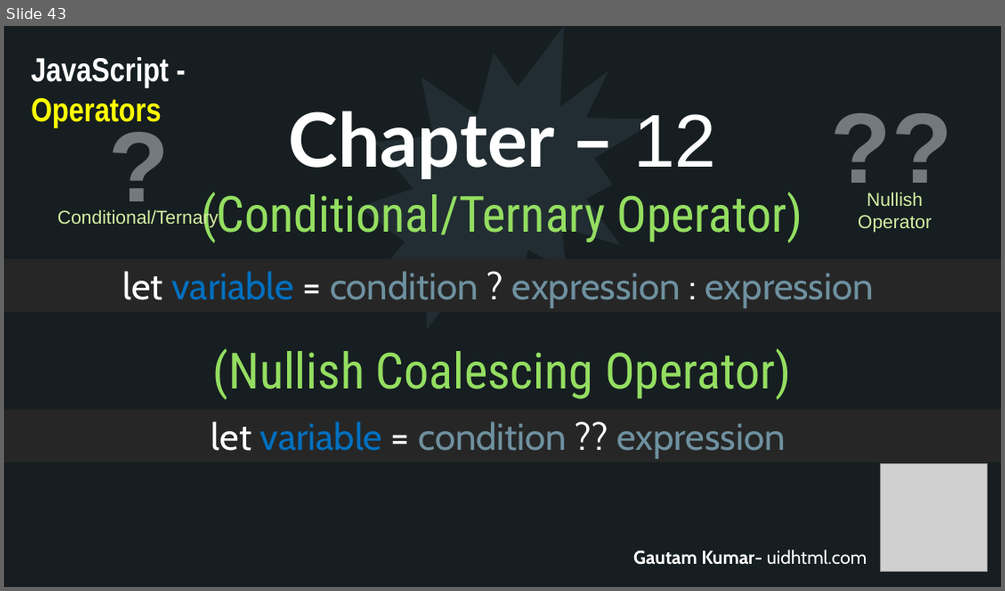
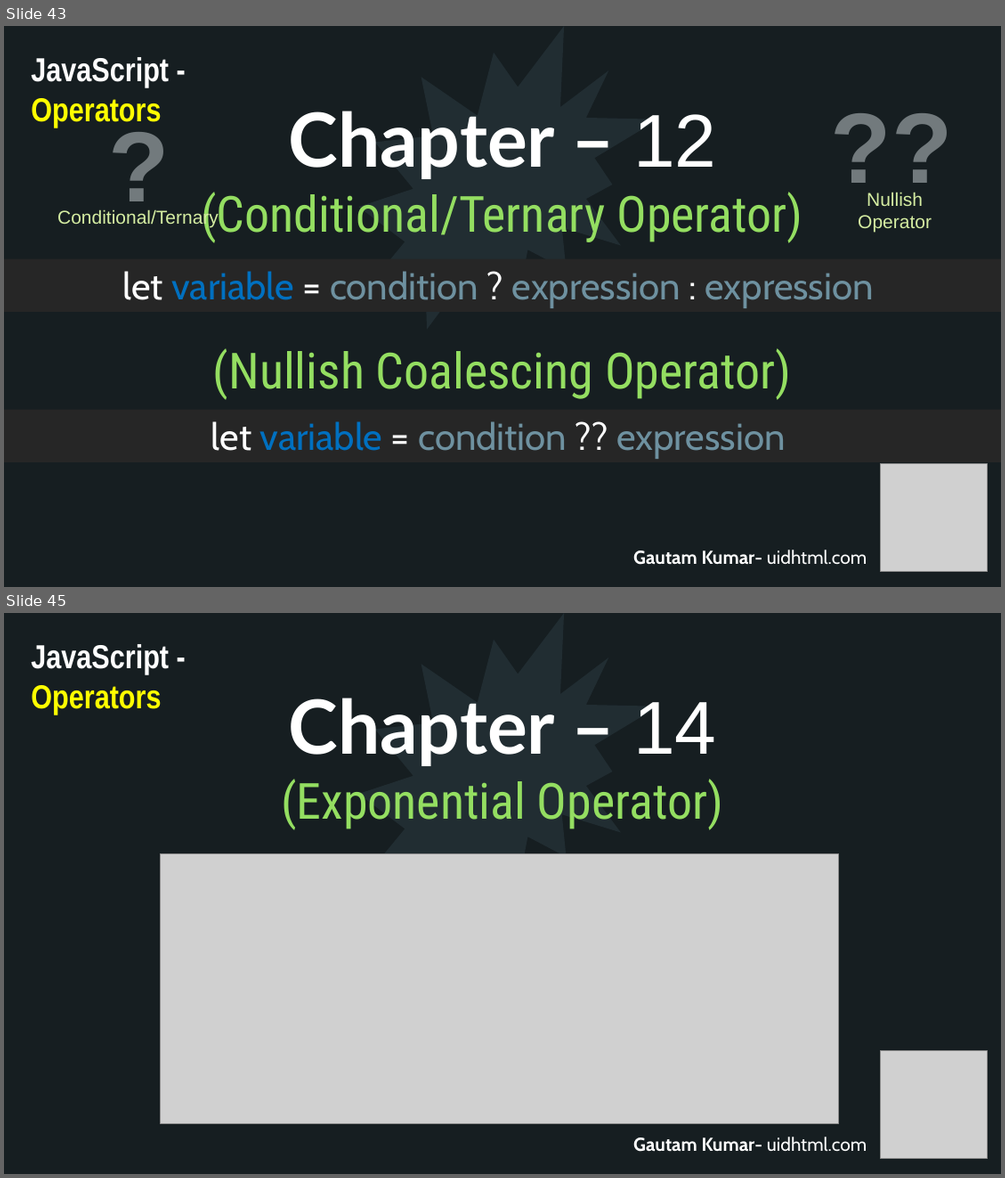
Before and after one commit to uidhtml/javascript-tutorials, a slide deck: Javascript Tutorials.pptx. Shown one above the other, each under a label of ours: slide 43 before the commit, slides 43 and 45 after it; the slides between them are not shown. The pictures are 1005x591 and 1005x1178 pixels, drawn with LibreOffice and Linux fonts; fonts in the diff are those of the drawing; grey boxes stand for pictures. Boxes give left, top, right and bottom in pixels: in the first picture for what was removed or moved away, otherwise in the second. Text is boxed around its words. In the diff, an @@ line names an element or a change of style, - is before the commit and + after.

Commit message:
Added chapter 15 video

```diff
--- a/Javascript Tutorials.pptx
+++ b/Javascript Tutorials.pptx
@@ slide 45 added at [4, 613, 1001, 1174], background #2C3C43; not listed: 10 template elements that a slide beside it also shows @@
@@ rectangle added at [4, 613, 1001, 1174], fill #161E22 @@
@@ irregular seal added at [358, 613, 658, 916], fill #212D32 @@
@@ text added at [31, 644, 169, 714], 32 pt, text #FFFFFF, bold @@
+JavaScript - Operators
@@ title added at [281, 698, 723, 830], 48 pt, text #94DE61 @@
+Chapter – 14
+(Exponential Operator)
@@ picture added at [161, 854, 839, 1123] @@
@@ picture added at [881, 1051, 988, 1159] @@
@@ text added at [633, 1136, 866, 1151], 18 pt, text #FFFFFF, bold @@
+Gautam Kumar- uidhtml.com
```
Also in this commit, not shown: 4 other slides added, 12 other files.
